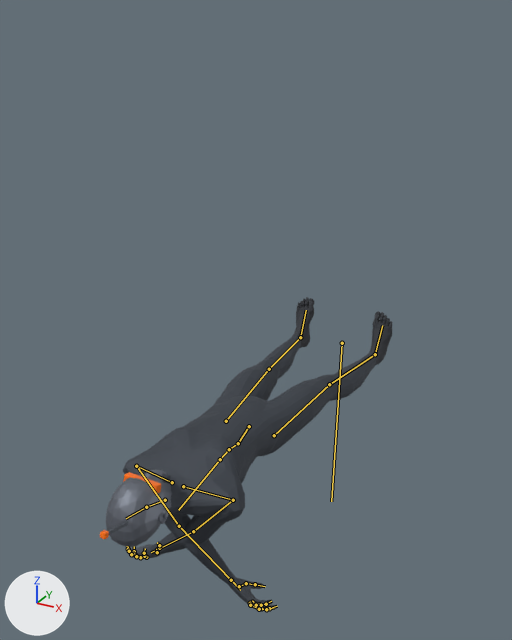
The glTF model art/chars/gunner.glb: old version first, new version second.
The view is the same before and after, from a camera (50 mm lens) standing at (1.2, -3.11, 1.58) and looking at (-0.03, -0.87, 0.46). Arrows for +X, +Y and +Z are at lower left; the lights stay in place. The older version comes first. Both versions are drawn at frame 13 of the action 'die'; the numbers are the values there. The bones that change, and the others that lie on the model, are drawn over the model as lines.

The first picture shows 'arms', 'body', 'head'.
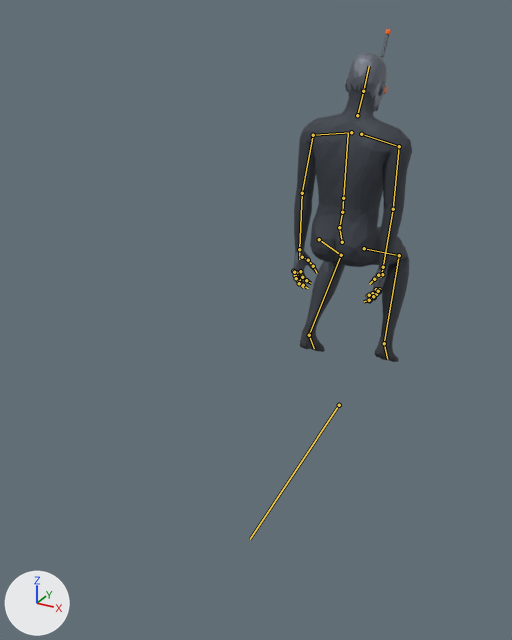
Changed parts and their boxes [x1, y1, x2, y2] in the pictures (512 x 640 px):
'body', posed (58% narrower, 14% taller): before [126, 297, 392, 517]; after [299, 112, 409, 362]
'arms', posed (23% narrower, 18% taller): before [123, 455, 277, 611]; after [293, 118, 412, 303]
'head', posed (40% narrower, 27% taller): before [100, 469, 223, 547]; after [321, 29, 395, 128]
bone 'Root', root to tip: before (342, 343) to (331, 501); after (339, 405) to (250, 539)
bone 'spine_01', root to tip: before (238, 443) to (229, 449); after (339, 227) to (342, 212)
bone 'upperarm_l', root to tip: before (136, 466) to (179, 526); after (313, 135) to (302, 193)
bone 'lowerarm_l', root to tip: before (179, 526) to (231, 580); after (302, 193) to (299, 249)
bone 'upperarm_r', root to tip: before (233, 500) to (193, 531); after (399, 146) to (393, 209)
bone 'lowerarm_r', root to tip: before (193, 531) to (157, 549); after (393, 209) to (383, 267)
bone 'head', root to tip: before (146, 507) to (126, 518); after (363, 91) to (369, 66)
bone 'thigh_l', root to tip: before (226, 421) to (269, 369); after (319, 239) to (341, 255)
bone 'calf_l', root to tip: before (269, 369) to (300, 337); after (341, 255) to (309, 335)
bone 'thigh_r', root to tip: before (274, 435) to (329, 384); after (364, 248) to (399, 255)
bone 'calf_r', root to tip: before (329, 384) to (375, 354); after (399, 255) to (384, 343)

Patch to the scene script:
```diff
--- a/art/chars/gunner.glb.py
+++ b/art/chars/gunner.glb.py
@@ bone_root @@
 bone_root = bpy.data.objects['Human.rig'].pose.bones['Root']
-bone_root.location = (0.0, 0.0, 0.0)
-bone_root.rotation_quaternion = (0.719, -0.695, 0.0, 0.0)  # degrees (-88, 0, 0)
+bone_root.location = (0.0, 0.0, -0.368)
+bone_root.rotation_quaternion = (0.995, -0.093, -0.021, -0.002)  # degrees (-11, -2, 0)
@@ bone_spine_01 @@
 bone_spine_01 = bpy.data.objects['Human.rig'].pose.bones['spine_01']  # child of 'pelvis'
-bone_spine_01.rotation_quaternion = (1.0, 0.0, 0.0, 0.0)  # degrees (0, 0, 0)
+bone_spine_01.rotation_quaternion = (0.989, 0.146, 0.0, 0.0)  # degrees (17, 0, 0)
@@ bone_upperarm_l @@
 bone_upperarm_l = bpy.data.objects['Human.rig'].pose.bones['upperarm_l']  # child of 'clavicle_l'
-bone_upperarm_l.rotation_quaternion = (0.51, -0.825, -0.215, -0.112)  # degrees (-120, -24, 15)
+bone_upperarm_l.rotation_quaternion = (0.95, -0.002, 0.012, -0.311)  # degrees (-1, 1, -36)
@@ bone_lowerarm_l @@
 bone_lowerarm_l = bpy.data.objects['Human.rig'].pose.bones['lowerarm_l']  # child of 'upperarm_l'
-bone_lowerarm_l.rotation_quaternion = (0.916, -0.386, 0.0, -0.111)  # degrees (-45, -5, -12)
+bone_lowerarm_l.rotation_quaternion = (0.936, -0.34, 0.0, -0.088)  # degrees (-40, -3, -9)
@@ bone_upperarm_r @@
 bone_upperarm_r = bpy.data.objects['Human.rig'].pose.bones['upperarm_r']  # child of 'clavicle_r'
-bone_upperarm_r.rotation_quaternion = (0.51, -0.825, 0.215, 0.112)  # degrees (-120, 24, -15)
+bone_upperarm_r.rotation_quaternion = (0.945, -0.001, -0.016, 0.327)  # degrees (-1, -2, 38)
@@ bone_lowerarm_r @@
 bone_lowerarm_r = bpy.data.objects['Human.rig'].pose.bones['lowerarm_r']  # child of 'upperarm_r'
-bone_lowerarm_r.rotation_quaternion = (0.916, -0.386, 0.0, 0.111)  # degrees (-45, 5, 12)
+bone_lowerarm_r.rotation_quaternion = (0.936, -0.34, 0.0, 0.088)  # degrees (-40, 3, 9)
@@ bone_head @@
 bone_head = bpy.data.objects['Human.rig'].pose.bones['head']  # child of 'neck_01'
-bone_head.rotation_quaternion = (0.991, 0.131, 0.0, 0.0)  # degrees (15, 0, 0)
+bone_head.rotation_quaternion = (0.989, 0.146, 0.0, 0.0)  # degrees (17, 0, 0)
@@ bone_thigh_l @@
 bone_thigh_l = bpy.data.objects['Human.rig'].pose.bones['thigh_l']  # child of 'pelvis'
-bone_thigh_l.rotation_quaternion = (1.0, 0.0, 0.0, 0.0)  # degrees (0, 0, 0)
+bone_thigh_l.rotation_quaternion = (0.914, -0.36, -0.036, 0.186)  # degrees (-42, 4, 21)
@@ bone_calf_l @@
 bone_calf_l = bpy.data.objects['Human.rig'].pose.bones['calf_l']  # child of 'thigh_l'
-bone_calf_l.rotation_quaternion = (1.0, 0.0, 0.0, 0.0)  # degrees (0, 0, 0)
+bone_calf_l.rotation_quaternion = (0.737, 0.671, 0.077, 0.012)  # degrees (85, 6, 7)
@@ bone_thigh_r @@
 bone_thigh_r = bpy.data.objects['Human.rig'].pose.bones['thigh_r']  # child of 'pelvis'
-bone_thigh_r.rotation_quaternion = (1.0, 0.0, 0.0, 0.0)  # degrees (0, 0, 0)
+bone_thigh_r.rotation_quaternion = (0.887, -0.409, 0.041, -0.211)  # degrees (-48, -6, -24)
@@ bone_calf_r @@
 bone_calf_r = bpy.data.objects['Human.rig'].pose.bones['calf_r']  # child of 'thigh_r'
-bone_calf_r.rotation_quaternion = (1.0, 0.0, 0.0, 0.0)  # degrees (0, 0, 0)
+bone_calf_r.rotation_quaternion = (0.676, 0.732, -0.084, -0.013)  # degrees (95, -5, -8)
```
